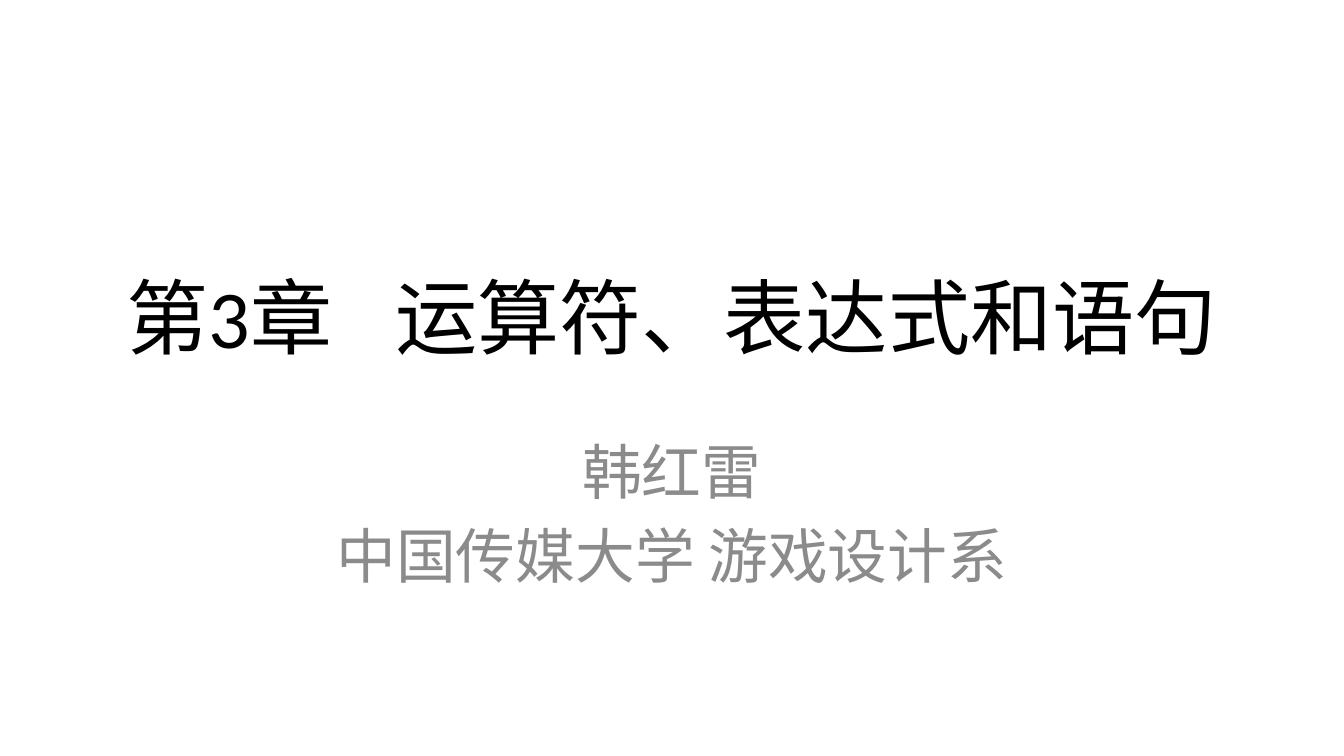
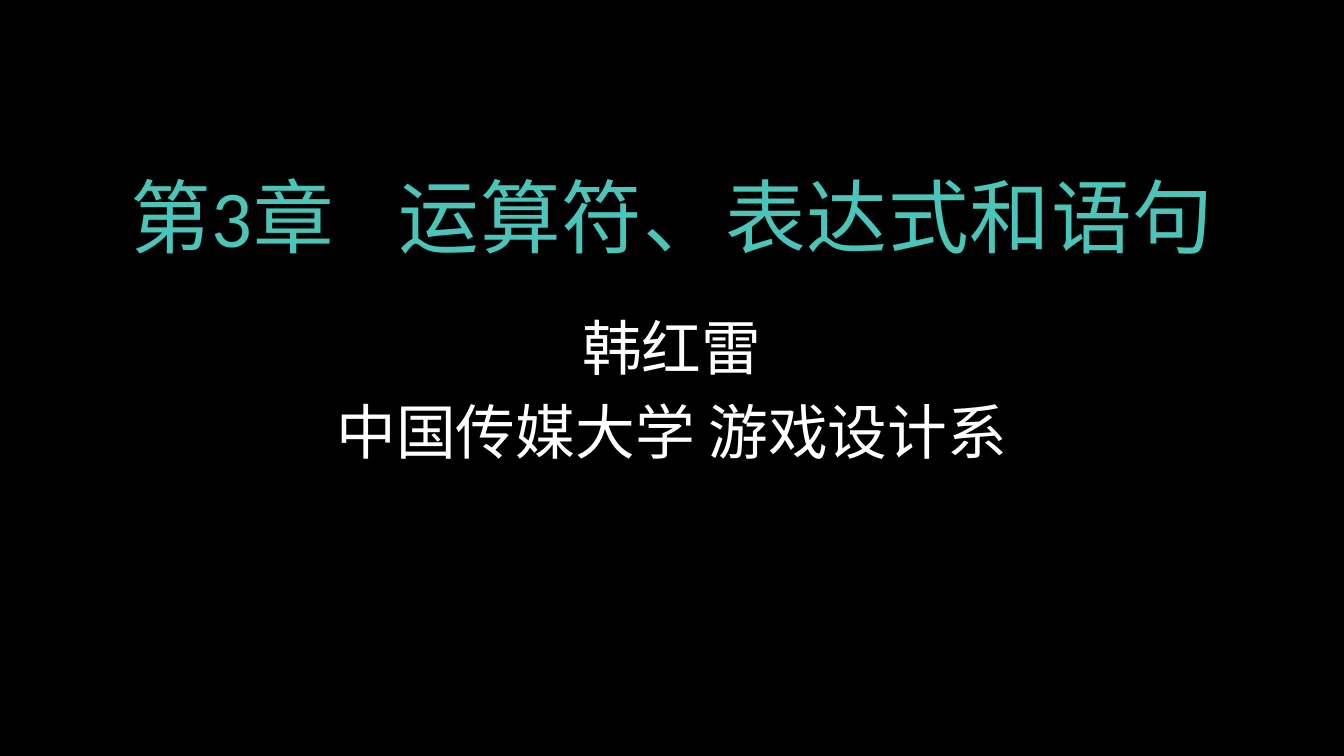
Before and after one commit to hanhonglei/Course_BasicGameProgramming, a slide deck: slide 1 of 第3章 运算符、表达式和语句/第3章 运算符、表达式和语句.pptx. Drawn at 1344x756 pixels with LibreOffice and Linux fonts; fonts in the diff are those of the drawing; background and template pictures are left out. Boxes give left, top, right and bottom in pixels: in the first picture for what was removed or moved away, otherwise in the second. Text is boxed around its words. In the diff, an @@ line names an element or a change of style, - is before the commit and + after.

```diff
--- a/第3章 运算符、表达式和语句/第3章 运算符、表达式和语句.pptx
+++ b/第3章 运算符、表达式和语句/第3章 运算符、表达式和语句.pptx
@@ background #FFFFFF to picture (left out) @@
@@ title "第3章 运算符、表达式和语句": place and size @@
-title "第3章 运算符、表达式和语句" at (127, 278, 1216, 355)
+title "第3章 运算符、表达式和语句" at (130, 178, 1213, 254)
@@ title "第3章 运算符、表达式和语句" at (130, 178, 1213, 254): size 44 to 43.2 pt, text colour #000000 to #4BC5B9, letter spacing 0 to 0.5 pt @@
@@ subtitle "韩红雷": place and size @@
-subtitle "韩红雷" at (336, 444, 1007, 583)
+subtitle "韩红雷" at (336, 319, 1007, 459)
@@ subtitle "韩红雷" at (336, 319, 1007, 459): font Calibri to Times New Roman, text colour #8C8C8C to #FFFFFF @@
```
Also in this commit, not shown: 1 other slide changed, 48 slides added, 1 other file.
